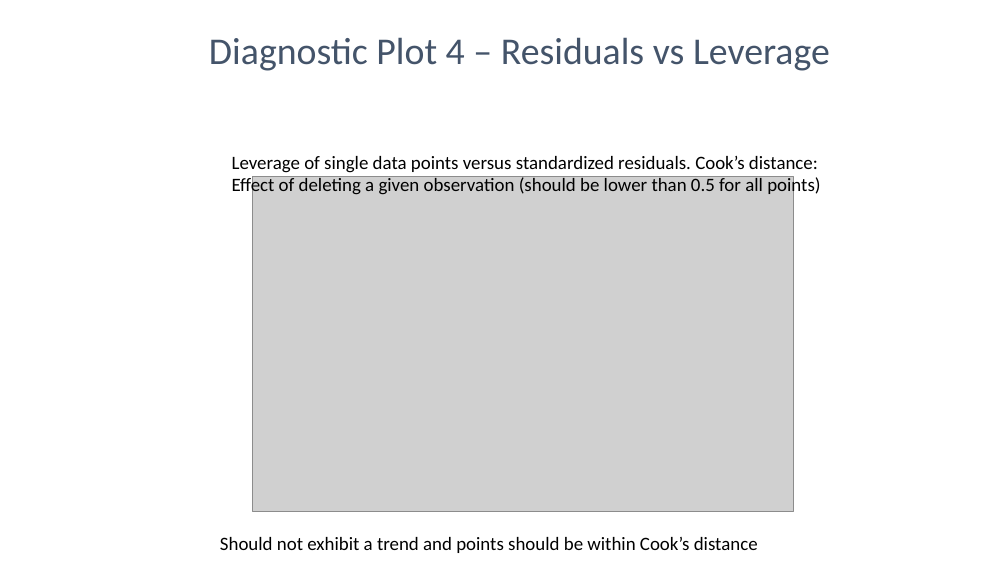
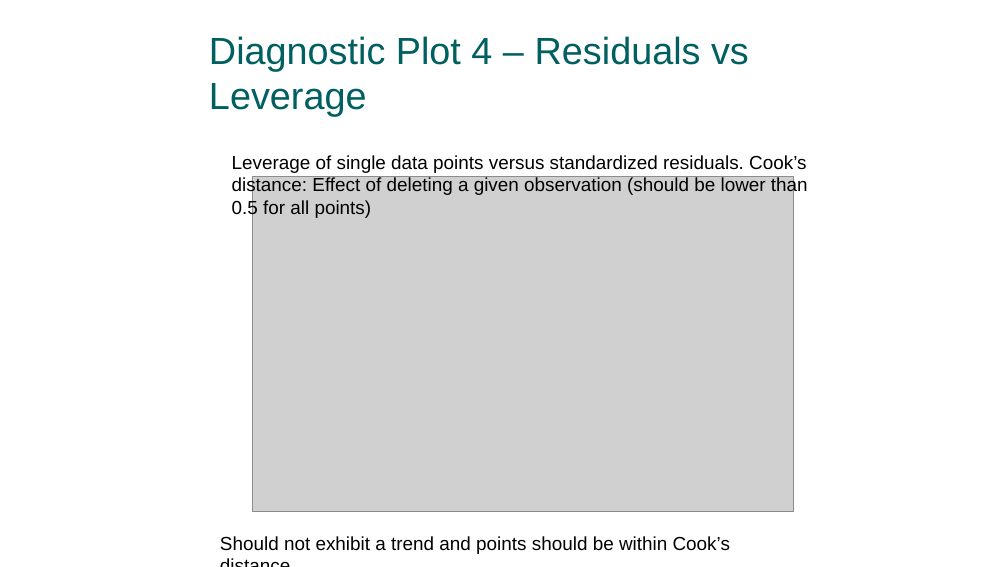
Before and after one commit to FAU-Paleo/apw_2022, a slide deck: slide 22 of docs/slides/5_global_div/Extinction_selectivity_and_logistic_regression.pptx. Drawn at 1008x567 pixels with LibreOffice and Linux fonts; fonts in the diff are those of the drawing; grey boxes stand for pictures. Boxes give left, top, right and bottom in pixels: in the first picture for what was removed or moved away, otherwise in the second. Text is boxed around its words. In the diff, an @@ line names an element or a change of style, - is before the commit and + after.

```diff
--- a/docs/slides/5_global_div/Extinction_selectivity_and_logistic_regression.pptx
+++ b/docs/slides/5_global_div/Extinction_selectivity_and_logistic_regression.pptx
@@ text "Diagnostic Plot 4 – Residuals ..." at (x1=209, y1=36, x2=749, y2=116): font Calibri to Arial, text colour #44546A to #005F60 @@
@@ text "Leverage of single data points ..." at (x1=232, y1=155, x2=808, y2=218): font Calibri to Arial @@
@@ text "Should not exhibit a trend ..." at (x1=220, y1=536, x2=730, y2=554): font Calibri to Arial @@
```
Also in this commit, not shown: 21 other slides changed.
